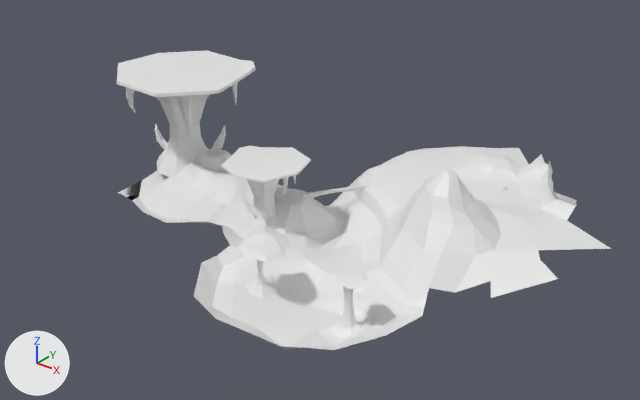
The OBJ model Assets/environment/church.obj, before and after one commit.
The view is the same before and after, from a 50 mm lens placed at (4680.0, -4565.0, 2846.0), pointed at (960.0, 85.0, -38.0). Lighting does not change. The marker at lower left points along +X, +Y and +Z. Materials are left out; every surface is plain grey. Where no turn or scale is listed for an object, it has been applied to the vertices. Vertices at the same position are counted once.
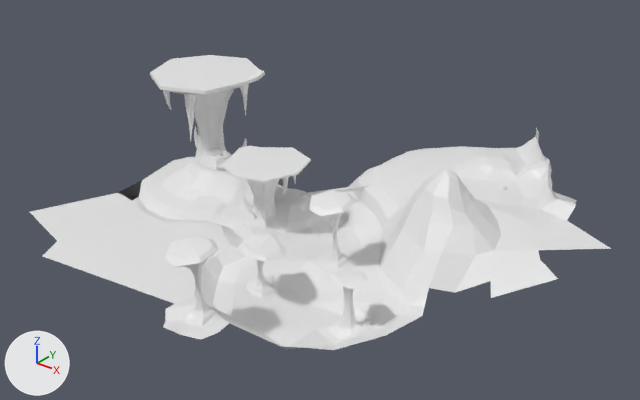
Boxes (x1, y1, x2, y2) around the edits, measured in the pictures (640 x 400 px):
'Plane.014', reshaped (18% wider, 9% taller)
    before: (118, 146, 611, 350)
    after: (30, 127, 611, 350)
'Cube.029_Cube.028', deleted
    before: (117, 50, 256, 177)
'Cube.011_Cube.009', added
    after: (150, 55, 265, 161)
part 1 of me_plane_014, built on
    before: (217, 148, 576, 316)
    after: (139, 127, 576, 316)
part 2 of me_plane_014, built on
    before: (195, 297, 281, 346)
    after: (30, 193, 281, 346)

The change, as a list of edits to the scene's bpy script:
```text
Change me_plane_014:
    used by ob_plane_014; location = (0.0, 0.0, 0.0)
    remove me_plane_014.from_pydata(...)  # 671 vertices, 632 faces; spans x -726.0..3003.0, y -1344.0..1983.0, z -607.0..463.0
    add me_plane_014.from_pydata(...)  # 1014 vertices, 954 faces; spans x -824.0..3003.0, y -1613.0..2059.0, z -607.0..463.0
    me_plane_014 part 1: 42 vertices moved from x 807.0..2444.0, y -595.0..1667.0, z -335.0..151.0 to x 808.0..2434.0, y -595.0..1664.0, z -326.0..150.0; 19 vertices removed from x 810.0..2605.0, y -364.0..1983.0, z -311.0..117.0; 252 vertices added at x -586.0..2603.0, y -905.0..2059.0, z -263.0..273.0
    me_plane_014 part 2: 2 vertices removed from x 1275.0..1535.0, y -1344.0..-1328.0, z -220.0; 112 vertices added at x -824.0..1395.0, y -1613.0..-1227.0, z -245.0..308.0
Add me_cube_011_cube_009:
    me_cube_011_cube_009.from_pydata(...)  # 329 vertices, 224 faces; spans x -780.0..159.0, y -282.0..675.0, z -240.0..696.0
Remove ob_cube_029_cube_028:
    ob_cube_029_cube_028 = bpy.data.objects.new('Cube.029_Cube.028', me_cube_029_cube_028)
    ob_cube_029_cube_028.location = (0.0, 0.0, 0.0)
Add ob_cube_011_cube_009:
    ob_cube_011_cube_009 = bpy.data.objects.new('Cube.011_Cube.009', me_cube_011_cube_009)
    ob_cube_011_cube_009.location = (0.0, 0.0, 0.0)
```
